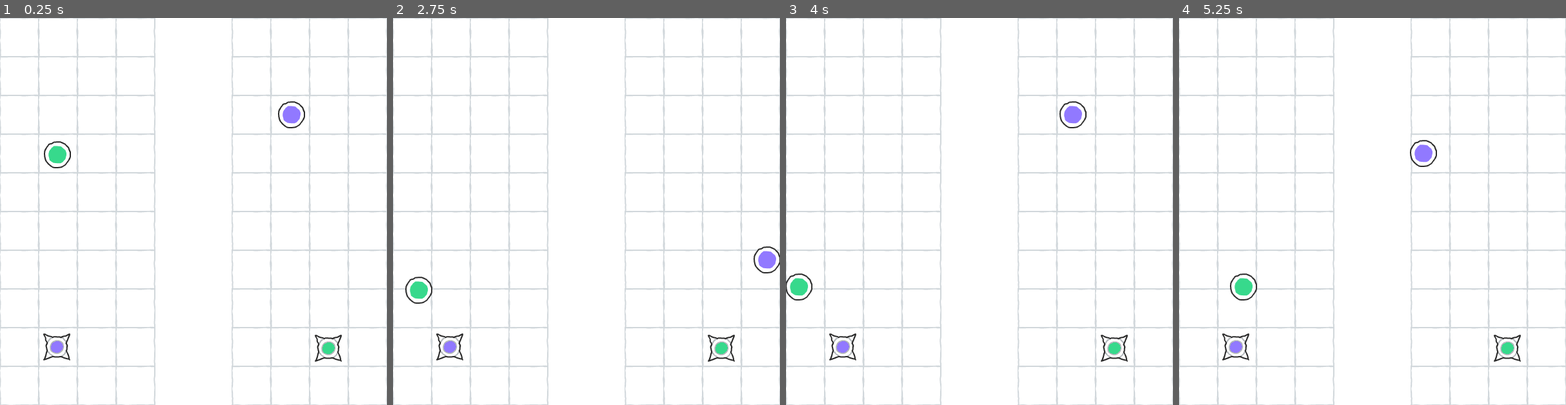
Above: before the commit, frames 1-4 (left to right).
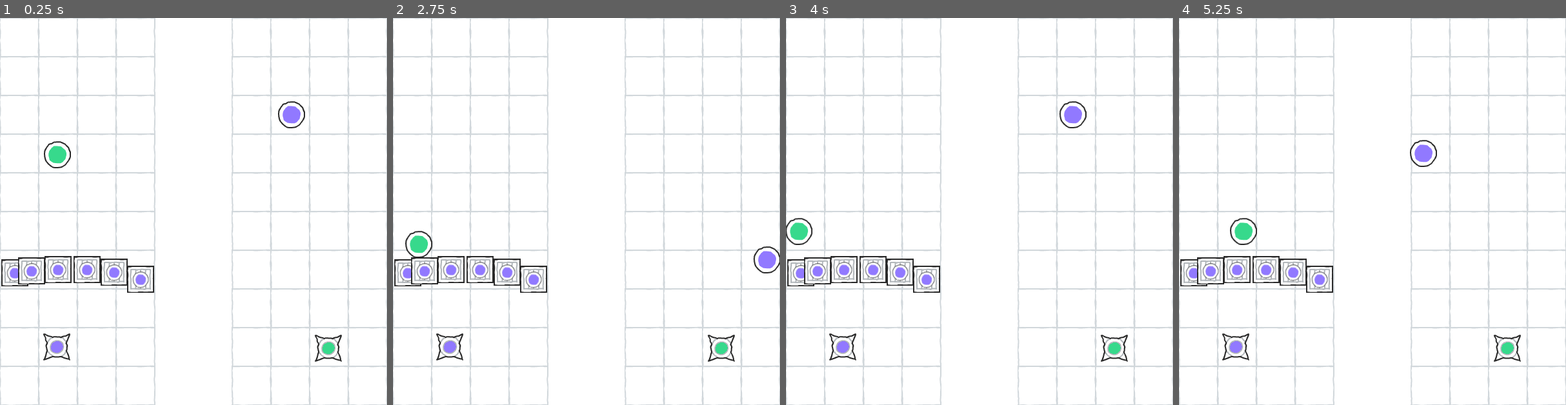
Above: after the commit, the same moments.

Repository: nath-ellis/circle-reversal
Game: Godot game, scene res://scenes/level_one.tscn
The game is run twice, just before and just after one commit, with the same random seed, the same clock (stepped at 60 frames per second) and the same inputs.
Inputs:
- Up to frame 1 (0.25 s): no input
- Up to frame 2 (2.75 s): tap Enter at 0.5 s; hold Right (right) 0.53-1.28 s; hold A (a) 0.53-1.28 s; tap D (d) at 0.8, 1.35 s; tap Space at 1.25 s; hold Down (down) 1.28-2.03 s; tap S (s) at 1.55 s; hold Right (right) from 2.03 s (still down); hold S (s) from 2.03 s (still down); tap W (w) at 2.3 s
- Up to frame 3 (4 s): release Right (right) at 2.78 s; release S (s) at 2.78 s; hold Up (up) 2.78-3.53 s; tap W (w) at 2.85 s; tap E (player_2_action, bound only after the commit) at 3.05 s; hold Left (left) from 3.53 s (still down); hold E (player_2_action, bound only after the commit) from 3.53 s (still down); tap A (a) at 3.8 s
- Up to frame 4 (5.25 s): release E (player_2_action, bound only after the commit) at 4.28 s; tap A (a) at 4.35 s; tap D (d) at 4.55 s; tap Enter at 5 s; release Left (left) at 5.03 s; hold Down (down) from 5.03 s (still down); hold D (d) from 5.03 s (still down)

The runs differ from the first frame. In frame 1, 1.7% of the frame differs, in the area x 0-40%, y 61-71%; in frame 2, 2.2%, in the area x 0-40%, y 55-74%; in frame 3, 2.1%; in frame 4, 2.2%.

Commit message:
Made it so that player 2 can break breakable boxes

Diff:
--- a/project.godot
+++ b/project.godot
@@ -68,6 +68,12 @@
 , Object(InputEventKey,"resource_local_to_scene":false,"resource_name":"","device":-1,"window_id":0,"alt_pressed":false,"shift_pressed":false,"ctrl_pressed":false,"meta_pressed":false,"pressed":false,"keycode":0,"physical_keycode":4194438,"key_label":0,"unicode":0,"echo":false,"script":null)
 ]
 }
+player_2_action={
+"deadzone": 0.5,
+"events": [Object(InputEventKey,"resource_local_to_scene":false,"resource_name":"","device":-1,"window_id":0,"alt_pressed":false,"shift_pressed":false,"ctrl_pressed":false,"meta_pressed":false,"pressed":false,"keycode":0,"physical_keycode":69,"key_label":0,"unicode":101,"echo":false,"script":null)
+, Object(InputEventKey,"resource_local_to_scene":false,"resource_name":"","device":-1,"window_id":0,"alt_pressed":false,"shift_pressed":false,"ctrl_pressed":false,"meta_pressed":false,"pressed":false,"keycode":0,"physical_keycode":4194436,"key_label":0,"unicode":0,"echo":false,"script":null)
+]
+}
 
 [physics]
 
--- /dev/null
+++ b/scenes/breakable_box.tscn
@@ -0,0 +1,21 @@
+[gd_scene load_steps=5 format=3 uid="uid://wyo024xmo4ob"]
+
+[ext_resource type="Script" path="res://scripts/breakable_box.gd" id="1_1f8of"]
+[ext_resource type="Texture2D" uid="uid://dckgaa7nfwi5v" path="res://assets/breakable_box.png" id="1_avgcd"]
+[ext_resource type="Texture2D" uid="uid://cjld2ffvdhr25" path="res://assets/breakable_box_selected.png" id="3_ty4da"]
+
+[sub_resource type="RectangleShape2D" id="RectangleShape2D_yxo3k"]
+size = Vector2(42, 42)
+
+[node name="BreakableBox" type="StaticBody2D"]
+script = ExtResource("1_1f8of")
+
+[node name="Sprite2D" type="Sprite2D" parent="."]
+texture = ExtResource("1_avgcd")
+
+[node name="CollisionShape2D" type="CollisionShape2D" parent="."]
+shape = SubResource("RectangleShape2D_yxo3k")
+
+[node name="Selected" type="Sprite2D" parent="."]
+visible = false
+texture = ExtResource("3_ty4da")
--- a/scenes/level_one.tscn
+++ b/scenes/level_one.tscn
@@ -1,10 +1,11 @@
-[gd_scene load_steps=15 format=3 uid="uid://bu0leoauaamu7"]
+[gd_scene load_steps=16 format=3 uid="uid://bu0leoauaamu7"]
 
 [ext_resource type="Texture2D" uid="uid://n4n8kw0mqh6v" path="res://assets/tilesheet.png" id="1_8ijiv"]
 [ext_resource type="Script" path="res://scripts/level.gd" id="1_821es"]
 [ext_resource type="PackedScene" uid="uid://crbyg22usjhey" path="res://scenes/player_one.tscn" id="2_h4qa4"]
 [ext_resource type="PackedScene" uid="uid://dpoyfb0mutyc" path="res://scenes/player_two.tscn" id="3_ik0aw"]
 [ext_resource type="PackedScene" uid="uid://bihfuqjcvf5e4" path="res://scenes/goal.tscn" id="4_qfry1"]
+[ext_resource type="PackedScene" uid="uid://wyo024xmo4ob" path="res://scenes/breakable_box.tscn" id="6_u7dju"]
 
 [sub_resource type="TileSetAtlasSource" id="TileSetAtlasSource_ykib7"]
 texture = ExtResource("1_8ijiv")
@@ -238,3 +239,21 @@
 [node name="MiddleBorder" type="CollisionShape2D" parent="Borders"]
 position = Vector2(300, 300)
 shape = SubResource("RectangleShape2D_uno5h")
+
+[node name="BreakableBox" parent="." instance=ExtResource("6_u7dju")]
+position = Vector2(90, 390)
+
+[node name="BreakableBox2" parent="." instance=ExtResource("6_u7dju")]
+position = Vector2(218, 405)
+
+[node name="BreakableBox6" parent="." instance=ExtResource("6_u7dju")]
+position = Vector2(23, 395)
+
+[node name="BreakableBox3" parent="." instance=ExtResource("6_u7dju")]
+position = Vector2(49, 392)
+
+[node name="BreakableBox4" parent="." instance=ExtResource("6_u7dju")]
+position = Vector2(177, 394)
+
+[node name="BreakableBox5" parent="." instance=ExtResource("6_u7dju")]
+position = Vector2(135, 390)
--- /dev/null
+++ b/scripts/breakable_box.gd
@@ -0,0 +1,16 @@
+extends StaticBody2D
+
+
+@onready var selected = $Selected
+
+
+func select():
+	selected.show()
+
+
+func deselect():
+	selected.hide()
+
+
+func break_self():
+	queue_free()
--- a/scripts/player_two.gd
+++ b/scripts/player_two.gd
@@ -2,6 +2,9 @@
 
 
 const SPEED = 300.0
+
+var collider
+var time
 
 
 func _physics_process(delta):
@@ -23,9 +26,31 @@
 		var col = move_and_collide(vel * delta)
 
 		if col != null:
-			var collider = col.get_collider()
+			# Deselect old box if needed
+			if collider != null and collider.has_method("deselect"):
+				collider.call("deselect")
 
+			collider = col.get_collider()
+
+			# Select box if collided with one
+			if collider.has_method("select"):
+				time = Time.get_unix_time_from_system()
+				collider.call("select")
+
+			# Disable collision on the goal if the correct player collides
 			if collider.name == "PlayerTwoGoal":
 				get_parent().call("disable_goal_collision", 2)
 			else:
 				get_parent().call("enable_goal_collision", 2)
+
+		# Deselect after 1 second
+		if time != null and collider != null and Time.get_unix_time_from_system() > time + 1:
+			if collider.has_method("deselect"):
+				collider.call("deselect")
+				collider = null
+				time = null
+
+		# Break boxes
+		if Input.is_action_pressed("player_2_action") and collider != null:
+			if collider.has_method("break_self"):
+				collider.call("break_self")
Binary file added: assets/breakable_box.png
Not shown, added: assets/breakable_box.png.import
Binary file added: assets/breakable_box_selected.png
Not shown, added: assets/breakable_box_selected.png.import
